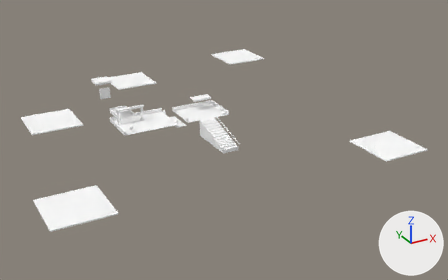
An edit to the OBJ model Games/GuruttoWorld/Assets/Models/StreetJourney/Baked/Block-2-5.obj, drawn before and after from the same camera.
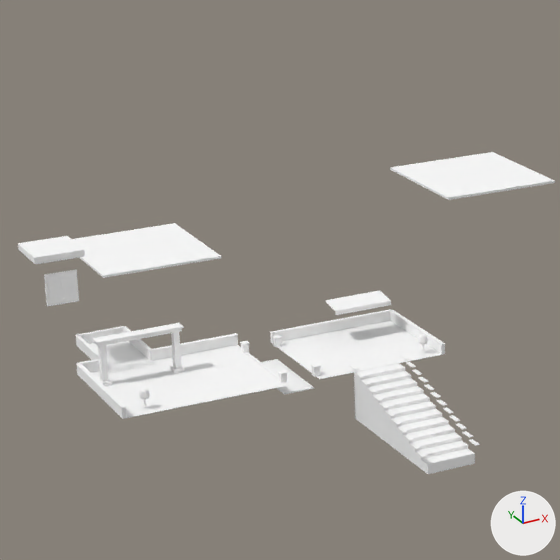
There are two pictures of each version: one whole from a 50 mm lens placed at (-50.2, -56.4, 60.1), pointed at (9.8, 52.8, 5.5), one close up on the part from 19% to 59% of the width and 0% to 65% of the height. Every picture has the same lights, and +X, +Y and +Z are marked at lower right. The first two pictures are the older version. Where no turn or scale is listed for an object, it has been applied to the vertices. Vertices at exactly the same position are counted once.

In view in the first close-up: 'Block-2-5'.
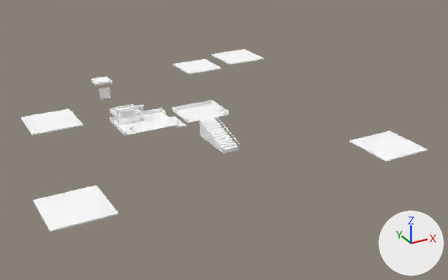
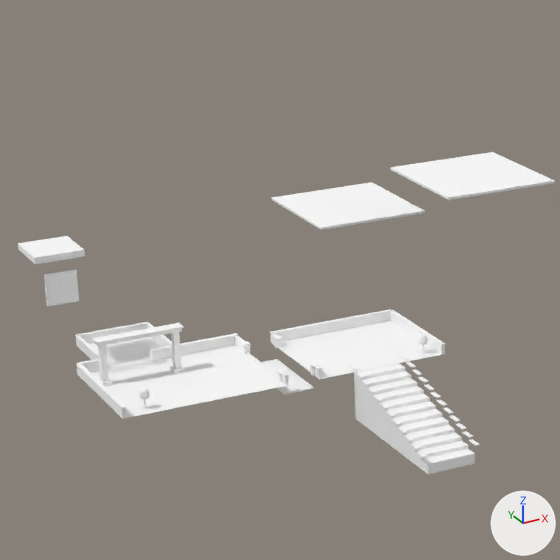
Pixel boxes [x1, y1, x2, y2] of what changed, in the close-ups (560 x 560 px; the box of a moved part takes in the faces that stretch with it):
part 1 of me_block_2_5, added
    after: [314, 367, 322, 379]
part 2 of me_block_2_5, moved or reshaped
    before: [311, 366, 320, 377]
    after: [310, 366, 315, 376]
part 3 of me_block_2_5, added
    after: [281, 374, 289, 385]
part 4 of me_block_2_5, added
    after: [235, 338, 242, 351]
part 5 of me_block_2_5, moved or reshaped
    before: [278, 373, 287, 383]
    after: [277, 372, 281, 382]
part 6 of me_block_2_5, moved or reshaped
    before: [241, 344, 249, 353]
    after: [242, 345, 250, 354]
part 7 of me_block_2_5, moved or reshaped
    before: [123, 329, 151, 361]
    after: [146, 325, 170, 347]
part 8 of me_block_2_5, moved or reshaped
    before: [123, 326, 152, 351]
    after: [146, 322, 172, 345]
part 9 of me_block_2_5, moved or reshaped
    before: [72, 223, 221, 278]
    after: [271, 182, 425, 230]
part 10 of me_block_2_5, deleted
    before: [325, 290, 391, 311]
part 11 of me_block_2_5, deleted
    before: [335, 301, 391, 315]
part 12 of me_block_2_5, moved or reshaped
    before: [77, 326, 155, 373]
    after: [77, 322, 173, 373]

The change, as a diff of the scene's bpy script:
```diff
--- a/Games/GuruttoWorld/Assets/Models/StreetJourney/Baked/Block-2-5.obj.py
+++ b/Games/GuruttoWorld/Assets/Models/StreetJourney/Baked/Block-2-5.obj.py
@@ me_block_2_5 @@
 # used by ob_block_2_5; location = (0.0, 0.0, 0.0)
-me_block_2_5.from_pydata(...)  # 1097 vertices, 1090 faces; spans x -35.2..35.2, y 18.8..96.2, z 0.0..14.2
+me_block_2_5.from_pydata(...)  # 1153 vertices, 1132 faces; spans x -35.2..35.2, y 18.8..99.2, z 0.0..14.2
+# me_block_2_5 part 1: a new loose piece, a box spanning x 8.98..9.26, y 69.15..70.1, z 3.92..4.68, in mat_white (white #ffffff)
+# me_block_2_5 part 2: the loose piece of 8 vertices spanning x 8.9..9.4, y 69.7..70.2, z 3.9..4.7 is moved by (0.0, 0.2, 0.0)
+# me_block_2_5 part 3: a new loose piece, a box spanning x 6.14..6.42, y 69.15..70.1, z 3.92..4.68, in mat_white (white #ffffff)
+# me_block_2_5 part 4: a new loose piece, a box spanning x 6.14..6.42, y 76.9..78.85, z 3.92..4.68, in mat_white (white #ffffff)
+# me_block_2_5 part 5: the loose piece of 8 vertices spanning x 6.0..6.5, y 69.7..70.2, z 3.9..4.7 is moved by (0.0, 0.2, 0.0)
+# me_block_2_5 part 6: the loose piece of 8 vertices spanning x 6.0..6.5, y 76.8..77.3, z 3.9..4.7 is moved by (0.0, -0.2, 0.0)
+# me_block_2_5 part 7: the loose piece of 8 vertices spanning x -1.1..-0.9, y 79.0..85.0, z 3.9..4.8 is moved by (2.0, 0.0, 0.0)
+# me_block_2_5 part 8: the loose piece of 8 vertices spanning x -1.1..-0.9, y 79.0..85.0, z 4.8 is moved by (2.0, 0.0, 0.0)
+# me_block_2_5 part 9: the loose piece of 8 vertices spanning x -2.2..8.2, y 85.8..96.2, z 9.0..9.2 is moved by (21.0, 3.0, 0.0)
+# me_block_2_5 part 10: the loose piece of 8 vertices spanning x 13.5..18.5, y 75.2..77.0, z 6.7..7.1 is deleted
+# me_block_2_5 part 11: the loose piece of 8 vertices spanning x 13.5..18.5, y 75.1..75.2, z 6.4..6.8 is deleted
+# me_block_2_5 part 12: 24 vertices moved from x -1.0, y 78.0..85.2, z 3.9..4.8 to x 1.0, y 78.0..85.2, z 3.9..4.8
+# other edits to the shape of me_block_2_5 do not show in these pictures
 me_block_2_5.materials.append(mat_white)
```
